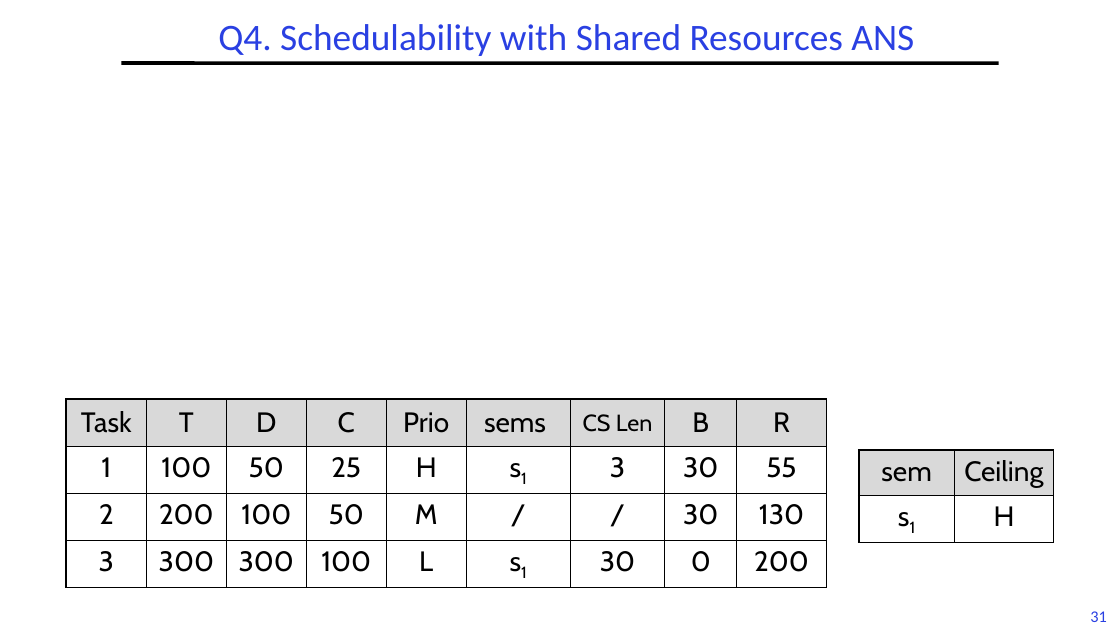
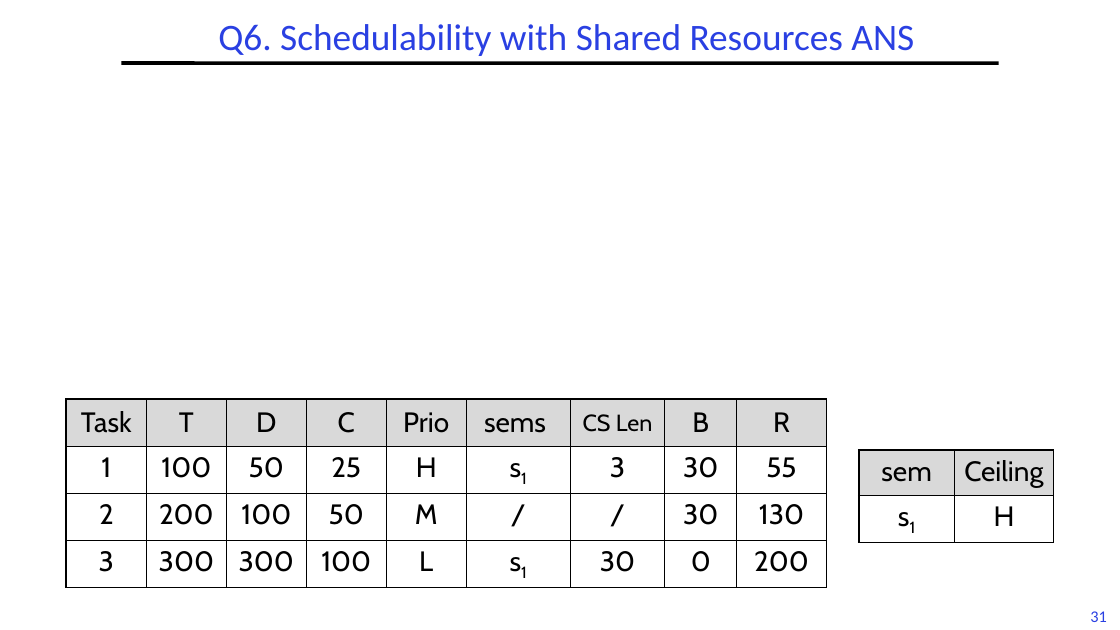
Before and after one commit to guhofstra/CSC256Fa25, a slide deck: slide 31 of PPTs/L6-Exercises ANS.pptx. Drawn at 1120x630 pixels with LibreOffice and Linux fonts; fonts in the diff are those of the drawing; grey boxes stand for pictures. Boxes give left, top, right and bottom in pixels: in the first picture for what was removed or moved away, otherwise in the second. Text is boxed around its words. In the diff, an @@ line names an element or a change of style, - is before the commit and + after.

```diff
--- a/PPTs/L6-Exercises ANS.pptx
+++ b/PPTs/L6-Exercises ANS.pptx
@@ title at [218, 24, 914, 56]: text changed @@
-Q4. Schedulability with Shared Resources ANS
+Q6. Schedulability with Shared Resources ANS
```
Also in this commit, not shown: 6 other slides changed, 2 other files.
